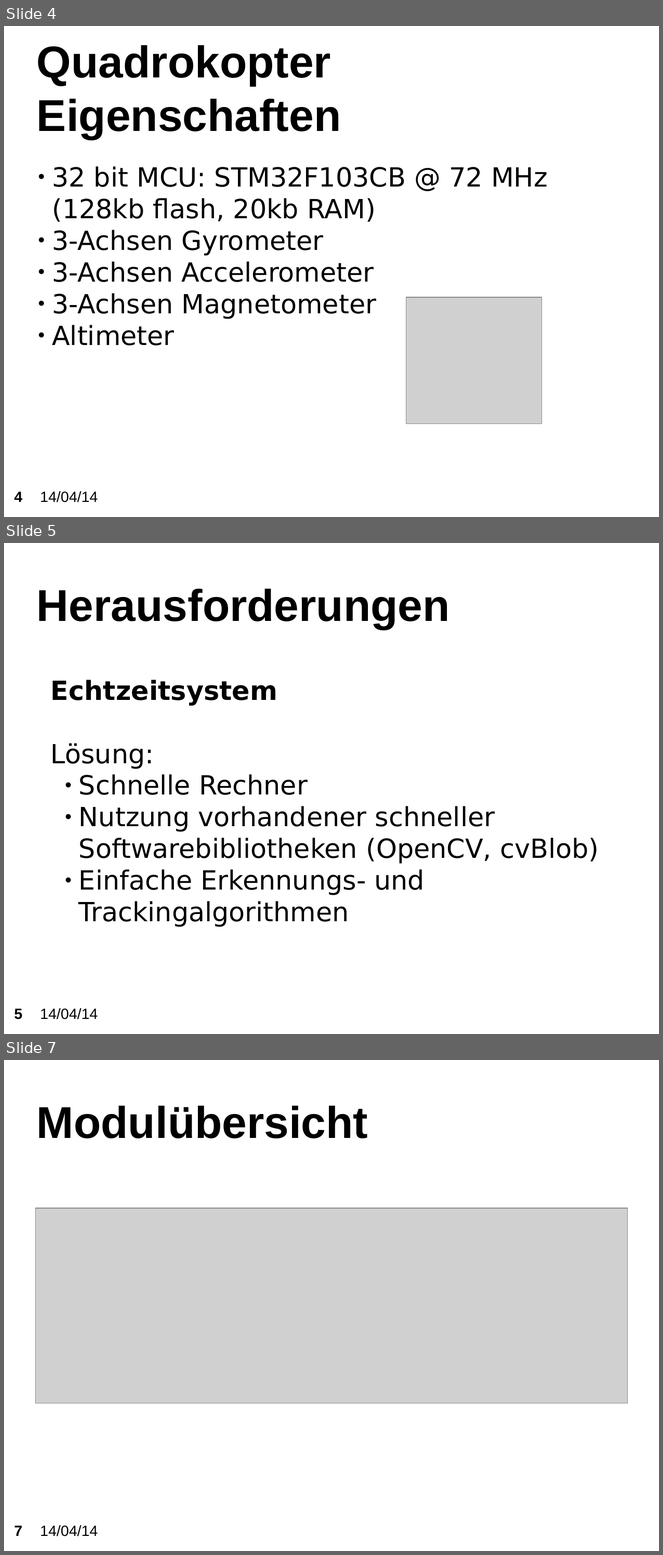
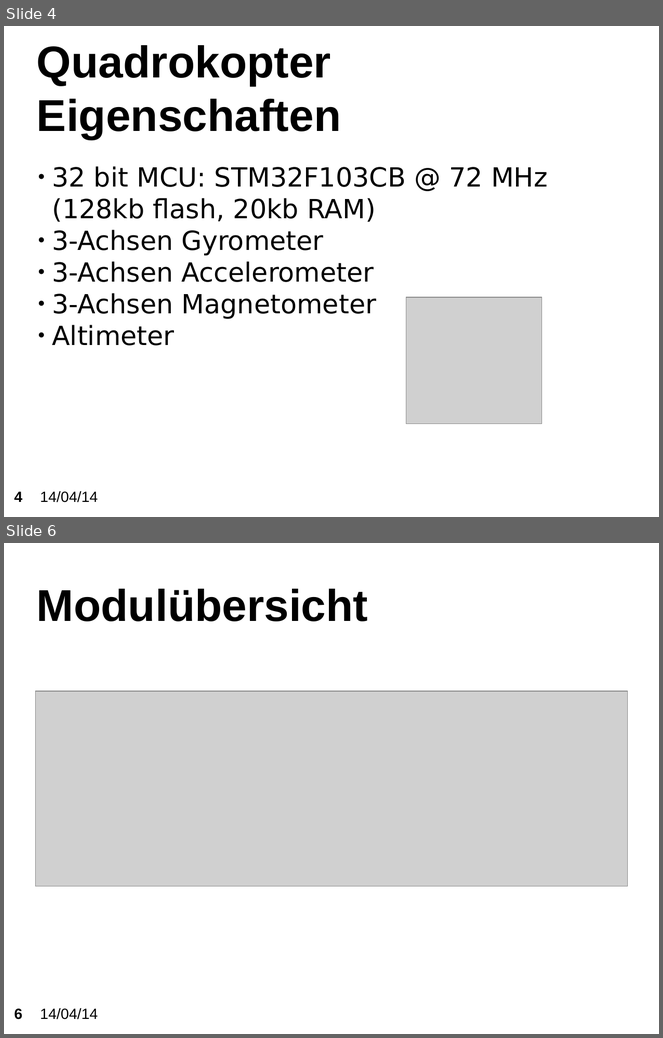
Before and after one commit to KITrokopter/Presentation, a slide deck: PresentationInTotal v0.1.odp. Shown one above the other, each under a label of ours: slides 4, 5 and 7 before the commit, slides 4 and 6 after it; the slides between them are not shown. The pictures are 663x1555 and 663x1038 pixels, drawn with LibreOffice and Linux fonts; fonts in the diff are those of the drawing; grey boxes stand for pictures; background and template pictures are left out. Boxes give left, top, right and bottom in pixels: in the first picture for what was removed or moved away, otherwise in the second. Text is boxed around its words. In the diff, an @@ line names an element or a change of style, - is before the commit and + after.

```diff
--- a/PresentationInTotal v0.1.odp
+++ b/PresentationInTotal v0.1.odp
@@ slide 5 removed at [4,543,659,1034], background picture (left out); not listed: 2 template elements that a slide beside it also shows @@
@@ title removed at [37,589,450,629] @@
-Herausforderungen
@@ subtitle removed at [51,680,599,927] @@
-Echtzeitsystem
-Lösung:
-    ● Schnelle Rechner
-    ● Nutzung vorhandener schneller Softwarebibliotheken (OpenCV, cvBlob)
-    ● Einfache Erkennungs- und Trackingalgorithmen
@@ what was slide 7 is now slide 6 @@
@@ page number at [14,1009,23,1020]: text changed @@
-7
+6
```
Also in this commit, not shown: 7 slides changed, 1 other slide removed.
